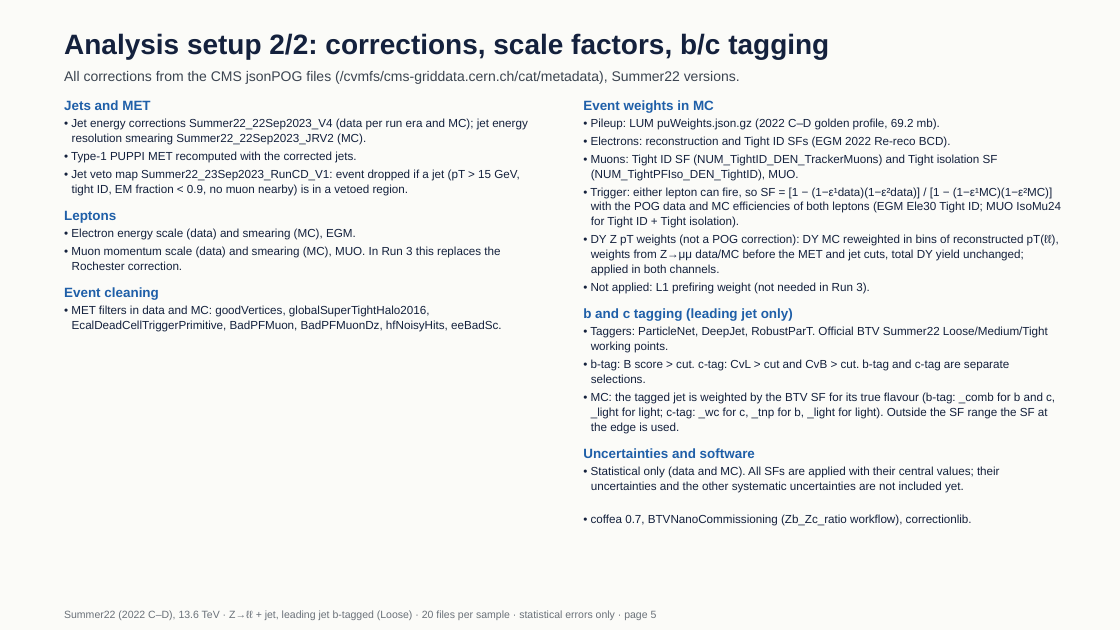
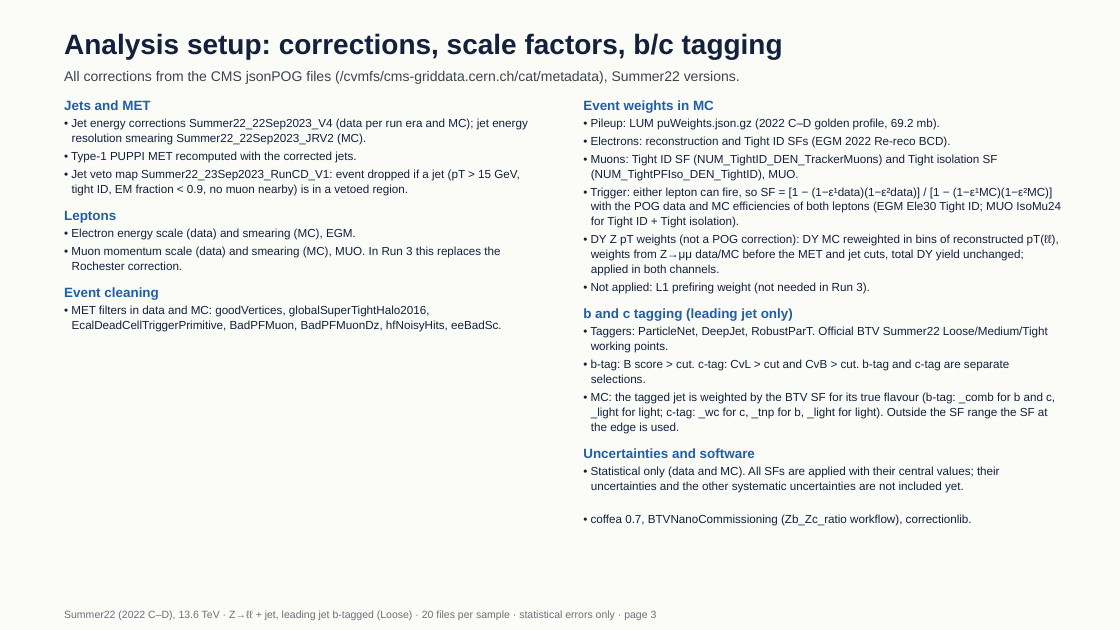
Before and after one commit to Pranjal-Srivastava-2023/BTVNanoCommissioning, a slide deck: slide 3 of hists_zbzc_run3_zpt/Summer22/slides_zbzc_btagL_3taggers_Summer22_zpt.pptx (slide 5 before the commit). Drawn at 1120x630 pixels with LibreOffice and Linux fonts; fonts in the diff are those of the drawing. Boxes give left, top, right and bottom in pixels: in the first picture for what was removed or moved away, otherwise in the second. Text is boxed around its words. In the diff, an @@ line names an element or a change of style, - is before the commit and + after.

```diff
--- a/hists_zbzc_run3_zpt/Summer22/slides_zbzc_btagL_3taggers_Summer22_zpt.pptx
+++ b/hists_zbzc_run3_zpt/Summer22/slides_zbzc_btagL_3taggers_Summer22_zpt.pptx
@@ text at <box>64,33,783,59</box>: text changed @@
-Analysis setup 2/2: corrections, scale factors, b/c tagging
+Analysis setup: corrections, scale factors, b/c tagging
@@ text at <box>64,610,657,620</box>: text changed @@
-Summer22 (2022 C–D), 13.6 TeV · Z→ℓℓ + jet, leading jet b-tagged (Loose) · 20 files per sample · statistical errors only · page 5
+Summer22 (2022 C–D), 13.6 TeV · Z→ℓℓ + jet, leading jet b-tagged (Loose) · 20 files per sample · statistical errors only · page 3
```
Also in this commit, not shown: 102 other slides changed, 33 slides removed, 10 other files.
